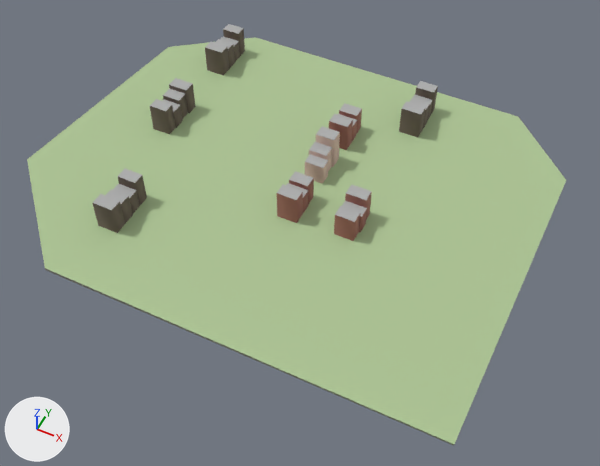
A saved change to the glTF model godot_project/remake/sky/islands/SKY-024.lod2.glb.
One viewpoint serves both versions: a 50 mm lens placed at (177.0, -343.0, 382.0), pointed at (10.0, -9.0, -35.0). Lighting does not change. The marker at lower left points along +X, +Y and +Z. The picture after the commit comes second.

The first picture shows 'buildings', 'deck', 'rock'.
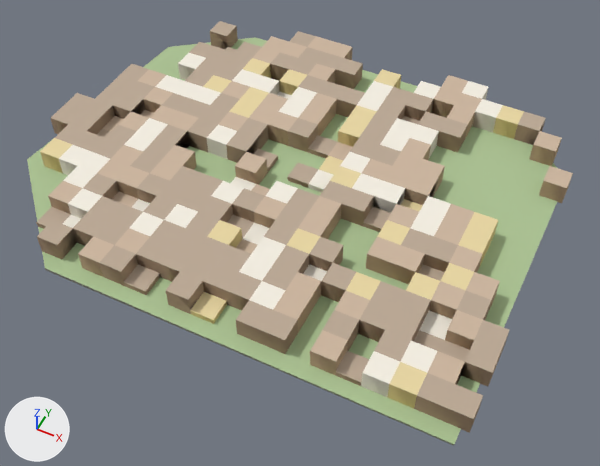
What differs and where, as boxes [x1, y1, x2, y2] in the pictures (600 x 466 px):
'warren_hull', added (beige): after [36, 21, 573, 433]
'buildings', deleted: before [93, 24, 438, 241]
'deck', unchanged, covered by the edit: before [27, 37, 566, 444]; after [27, 37, 557, 444]

Edits to the bpy script that builds the scene:
```text
Add me_warren_hull:
    me_warren_hull.from_pydata(...)  # 670 vertices, 1630 faces; spans x -168.0..162.0, y -120.0..135.0, z 0.0..13.0
    me_warren_hull.materials.append(mat_sky_lod_bldg)
Remove ob_buildings:
    ob_buildings = bpy.data.objects.new('buildings', me_buildings)
    ob_buildings.location = (0.0, 0.0, 0.0)
Add ob_warren_hull:
    ob_warren_hull = bpy.data.objects.new('warren_hull', me_warren_hull)
    ob_warren_hull.location = (0.0, 0.0, 0.0)
```
